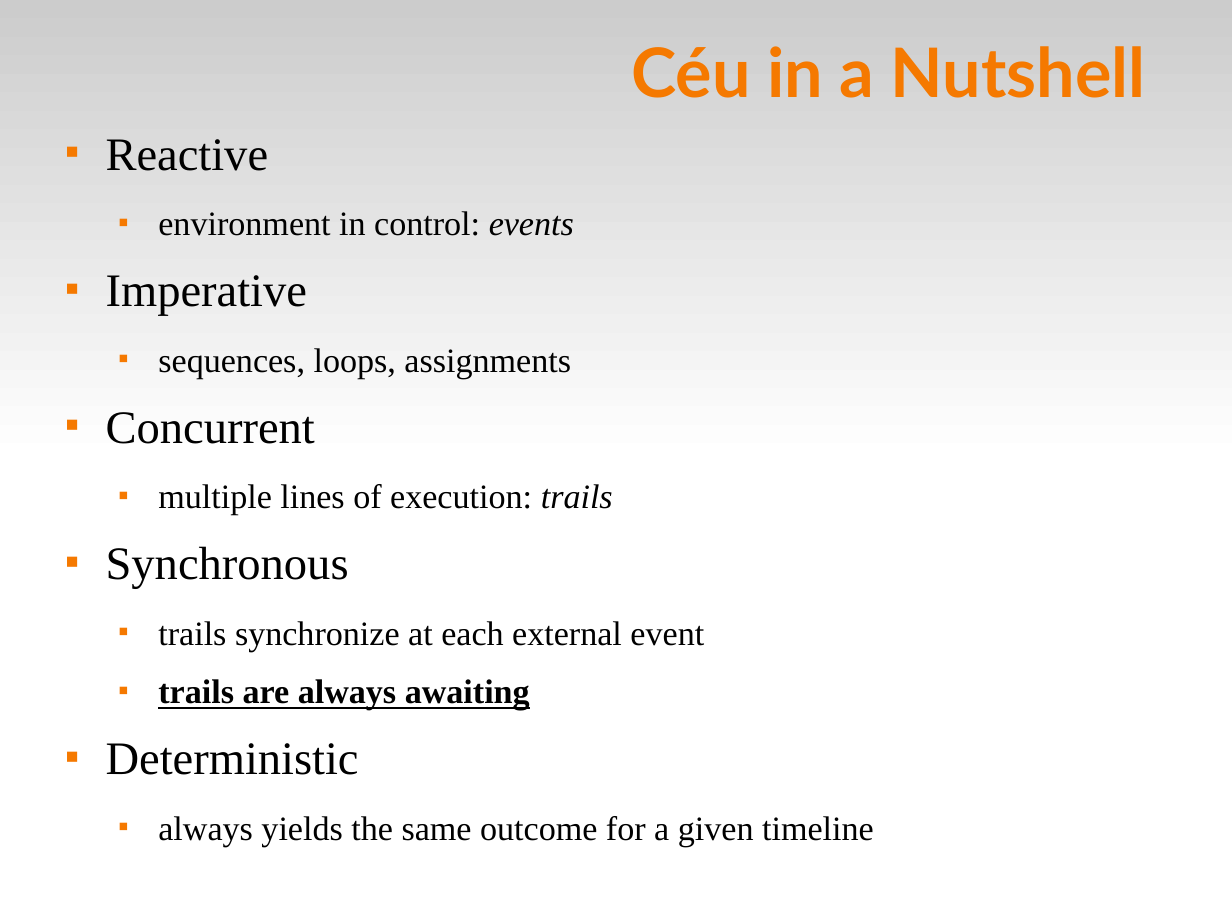
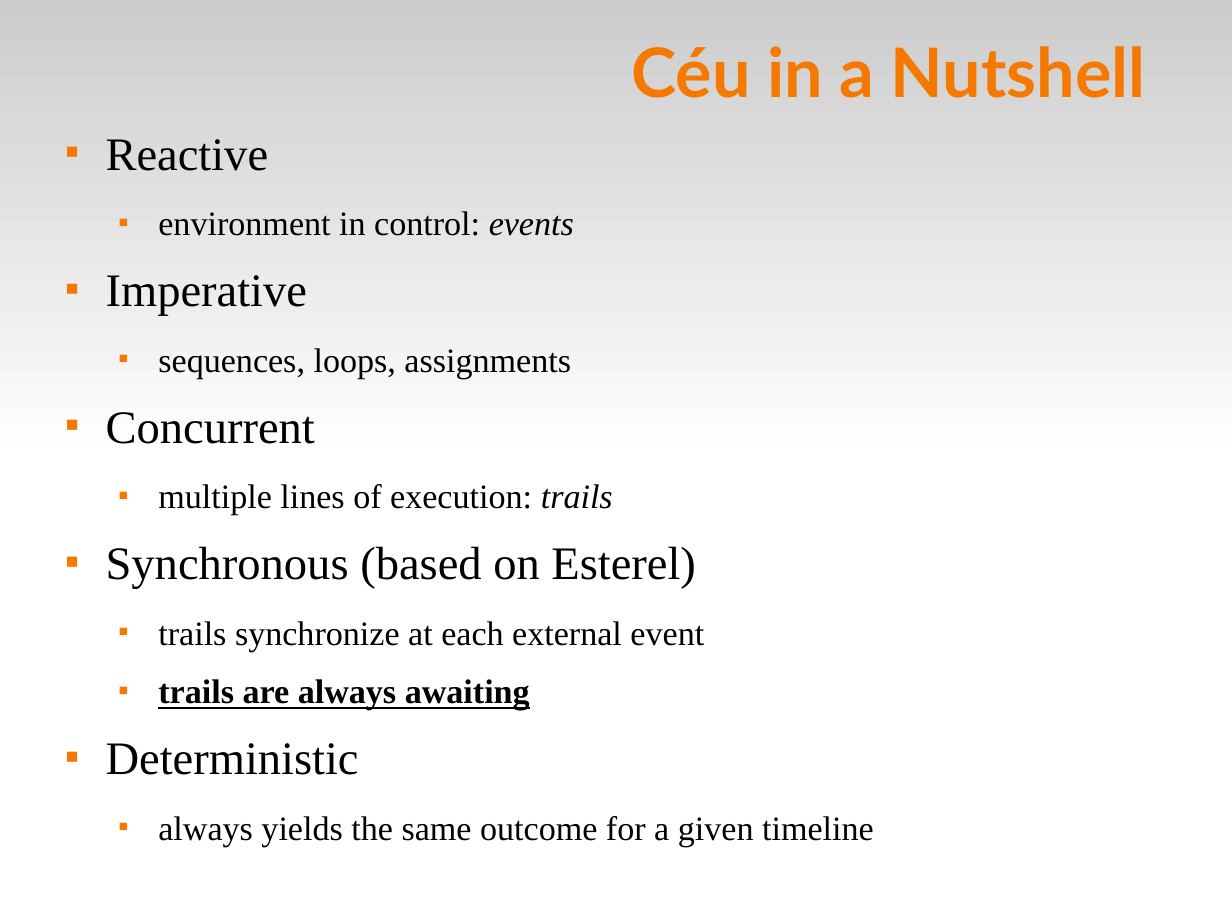
Before and after one commit to fsantanna-uerj/serrapilheira, a slide deck: slide 13 of Apresentacao/ceu-serra-laas.odp. Drawn at 1232x924 pixels with LibreOffice and Linux fonts; fonts in the diff are those of the drawing. Boxes give left, top, right and bottom in pixels: in the first picture for what was removed or moved away, otherwise in the second. Text is boxed around its words. In the diff, an @@ line names an element or a change of style, - is before the commit and + after.

```diff
--- a/Apresentacao/ceu-serra-laas.odp
+++ b/Apresentacao/ceu-serra-laas.odp
@@ text at <box>106,546,696,589</box>: text changed @@
-■ Synchronous
+■ Synchronous (based on Esterel)
```
Also in this commit, not shown: 4 other slides changed, 1 slide added, 2 other files.
